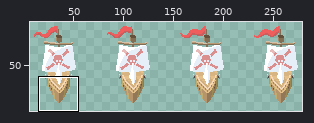
File history of a sprite sheet, src/animations/ShipDown.png. Above: a wide view before the commit, with the close-up outlined.
Close-up. Old version:
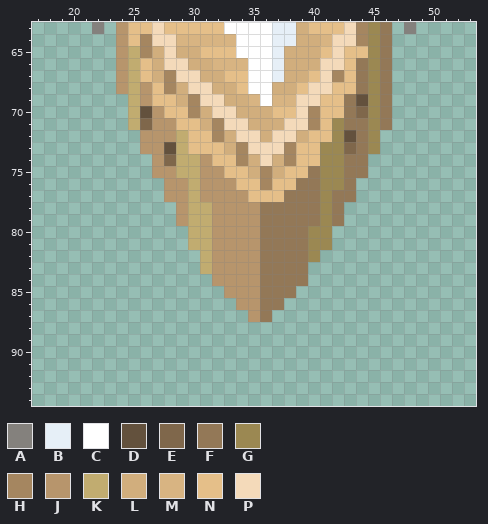
The file is 296x96 pixels. Colours within 5 levels of each other are drawn and written as one. Shown: x 17..53, y 63..94. The wide view leaves out empty margins. The commit also changed other parts of the picture, which this record leaves out.
Palette (. is transparent): A #84817d  B #e6eff7  C #ffffff  D #63513d  E #7f674b  F #937857  G #9b8852  H #a58660  J #b7956c  K #c1ac70  L #d1ae7d  M #d8b482  N #e5bf89  P #f4daba
Pixels before, first column x 22:
63 A.JNNPNNNNNCCCCBBLNNNPHGF.A
64 ..JNHPPMMMMMCCCBBLLMPPHGF..
65 ..JKHLPLLNNNCCCBLLLNPNNGF..
66 ..JKNLPPLLMMMCCBLLLPPNFGF..
67 ..JKNLHPPLLNNCCBLLNPHNFGF..
68 ..JKJNHLPPLLNCCLLNPPNNFGF..
69 ...KJNNLHPPLLMCMMPPNNFDGF..
70 ...KDJNNHLPPLLLNNPHNNFEGF..
71 ...KEJJNNLHPPLLLPPHNGFFGF..
72 ....JJJKNNHLPPLPPLNNGDFG...
73 ....JJDKNNNLHPPPHNNGGEFG...
74 .....JEKKJNNHLPLHNNGGFF....
75 .....JJKKJJNNLHLNNFGGFF....
76 ......JJKJJJNNHNNFFGGF.....
77 ......JJKJJJJNNNFFFGFF.....
78 .......JKKJJJJFFFFFGF......
79 .......JKKJJJJFFFFFGF......
80 ........KKJJJJFFFFGG.......
81 ........KKJJJJFFFFGG.......
82 .........KJJJJFFFFG........
83 .........KJJJJFFFF.........
84 ..........JJJJFFFF.........
85 ...........JJJFFF..........
86 ............JJFF...........
87 .............JF............
And afterwards:
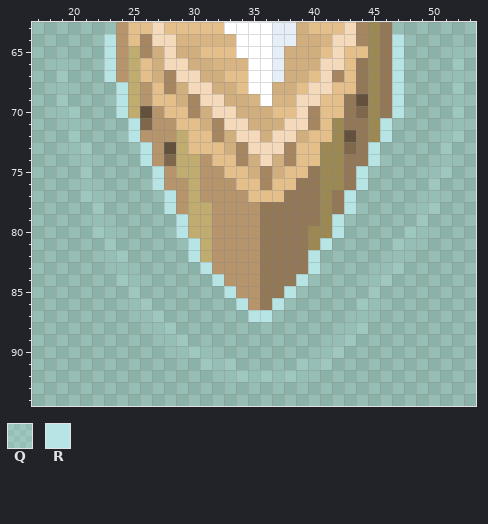
Colours new in this view: Q #b7e5e53d  R #b7e5e5
Changes in this commit:
Colour Q is added in row 65 at x 52; in rows 66 to 69 at x 19 and 52; in row 70 at x 19 to 20 and 52; in row 71 at x 20 and 52; in row 72 at x 20 and 51 to 52; in row 73 at x 20 to 21 and 51.
Colour Q is added in row 74 at x 21 and 51; in row 75 at x 21 and 50 to 51; in row 76 at x 21 and 50; in row 77 at x 21 to 22 and 50; in row 78 at x 22 and 49 to 50; in row 79 at x 22 and 49.
Colour Q is added in row 80 at x 22 to 23 and 48 to 49; in row 81 at x 23 and 47 to 48; in row 82 at x 23 to 24 and 47; in row 83 at x 24 and 46 to 47; in row 84 at x 24 to 25 and 45 to 46; in row 85 at x 25 and 45.
Colour Q is added in row 86 at x 25 to 26 and 44 to 45; in row 87 at x 26 to 27 and 44; in row 88 at x 27 to 28 and 43 to 44; in row 89 at x 28 to 29 and 42 to 43; in row 90 at x 29 to 31 and 41 to 42; in row 91 at x 31 to 33 and 39 to 41.
Colour Q is added in row 92 at x 33 to 39.
Colour R is added in rows 64 to 67 at x 23 and 47; in row 68 at x 47; in rows 69 to 70 at x 24 and 47; in row 72 at x 25 and 46; in row 74 at x 26 and 45; in row 76 at x 27 and 44.
Colour R is added in row 78 at x 28 and 43; in row 80 at x 29 and 42; in row 82 at x 30; in row 83 at x 40.
Colour R replaces colour F in row 71 at x 46; in row 75 at x 44; in row 77 at x 43; in row 79 at x 42; in row 84 at x 39; in row 85 at x 38.
Colour R replaces colour F in row 86 at x 37; in row 87 at x 36.
Colour R replaces colour G in row 73 at x 45; in row 81 at x 41; in row 82 at x 40.
Colour R replaces colour J in row 68 at x 24; in row 73 at x 26; in row 75 at x 27; in row 77 at x 28; in row 79 at x 29; in row 84 at x 32.
Colour R replaces colour J in row 85 at x 33; in row 86 at x 34; in row 87 at x 35.
Colour R replaces colour K in row 71 at x 25; in row 81 at x 30; in row 83 at x 31.
Colour A is gone in row 63 at x 22 and 48.
Pixel boxes of the changes (left, top, right, bottom) in both close-ups:
changed: (56, 22, 464, 382)
